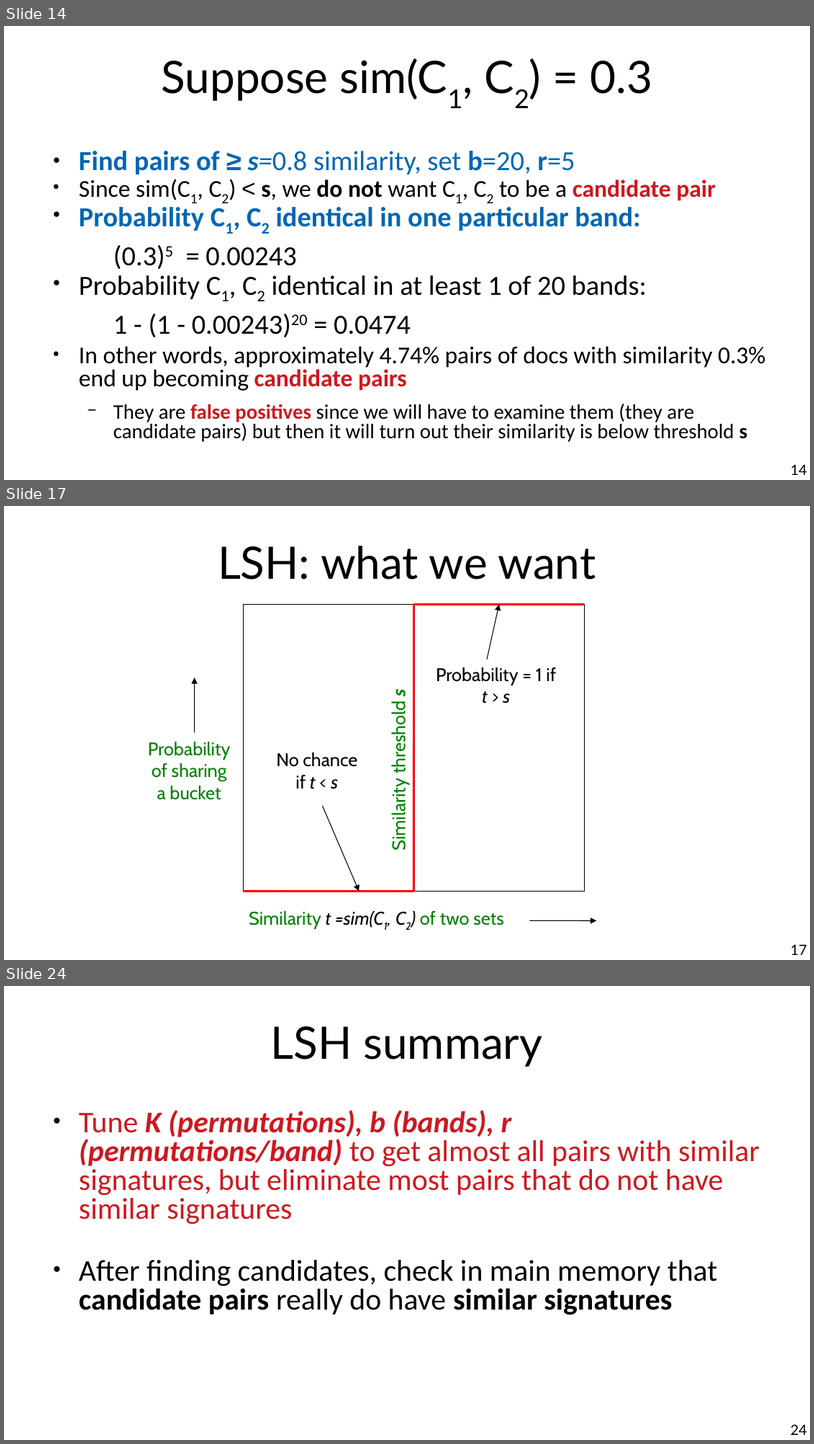
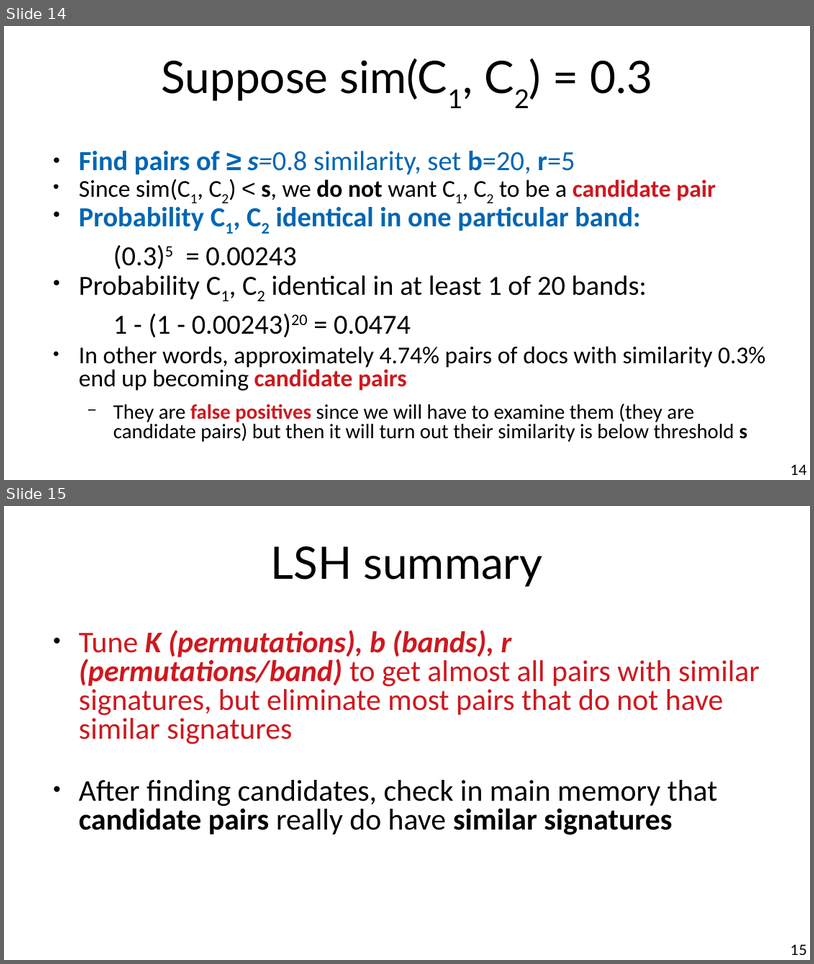
Before and after one commit to marco-calautti/data-mining-course, a slide deck: theory/tt09_locality_sensitive_hashing.odp. Shown one above the other, each under a label of ours: slides 14, 17 and 24 before the commit, slides 14 and 15 after it; the slides between them are not shown. The pictures are 814x1444 and 814x964 pixels, drawn with LibreOffice and Linux fonts; fonts in the diff are those of the drawing. Boxes give left, top, right and bottom in pixels: in the first picture for what was removed or moved away, otherwise in the second. Text is boxed around its words. In the diff, an @@ line names an element or a change of style, - is before the commit and + after.

```diff
--- a/theory/tt09_locality_sensitive_hashing.odp
+++ b/theory/tt09_locality_sensitive_hashing.odp
@@ slide 17 removed at [4, 506, 810, 960], background #FFFFFF @@
@@ title removed at [218, 546, 597, 579] @@
-LSH: what we want
@@ rectangle removed at [243, 604, 585, 891] @@
@@ line removed from (414, 891) to (414, 604) @@
@@ line removed from (414, 604) to (585, 604) @@
@@ arrow removed from (487, 659) to (499, 604) @@
@@ arrow removed from (194, 732) to (195, 677) @@
@@ text removed at [436, 667, 556, 703] @@
-Probability = 1 if t > s
@@ text removed at [388, 690, 410, 849] @@
-Similarity threshold s
@@ text removed at [148, 741, 231, 800] @@
-Probability
-of sharing
-a bucket
@@ text removed at [276, 752, 358, 789] @@
-No chance
-if t < s
@@ arrow removed from (322, 806) to (359, 891) @@
@@ line removed from (243, 891) to (414, 891) @@
@@ text removed at [249, 911, 504, 929] @@
-Similarity t =sim(C1, C2) of two sets
@@ arrow removed from (530, 920) to (597, 920) @@
@@ page number removed at [791, 944, 808, 955] @@
-17
@@ what was slide 24 is now slide 15 @@
@@ page number at [791, 944, 808, 955]: text changed @@
-24
+15
```
Also in this commit, not shown: 8 other slides removed, 3 other files.
